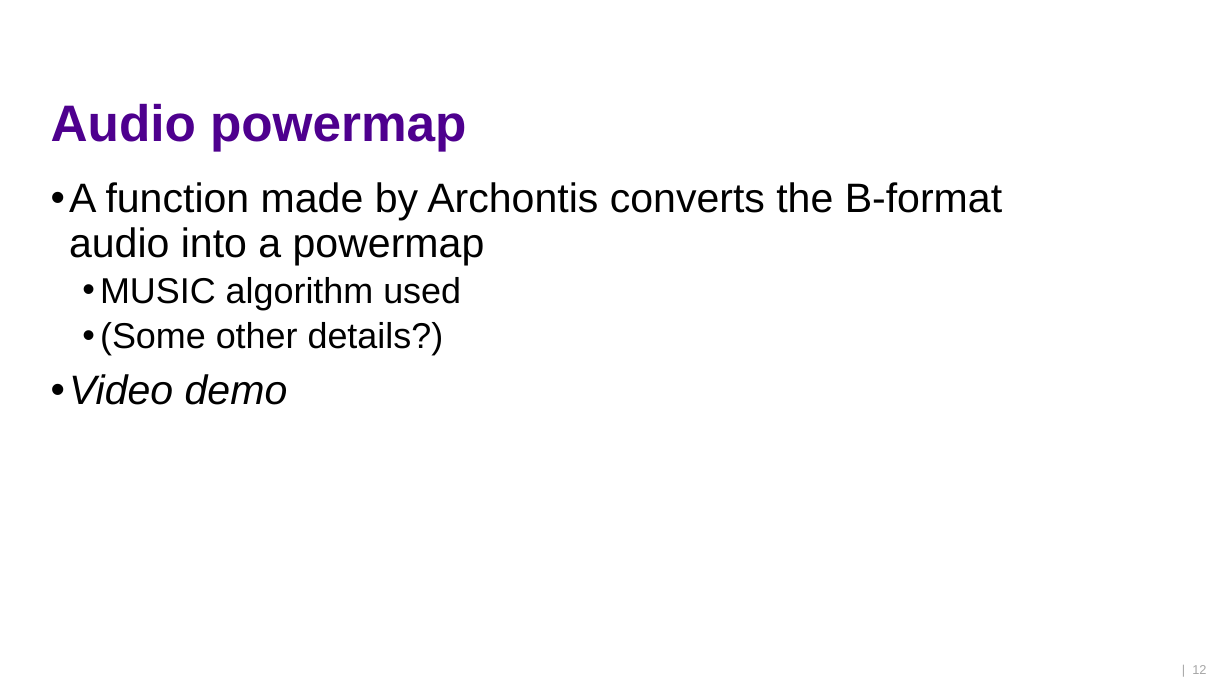
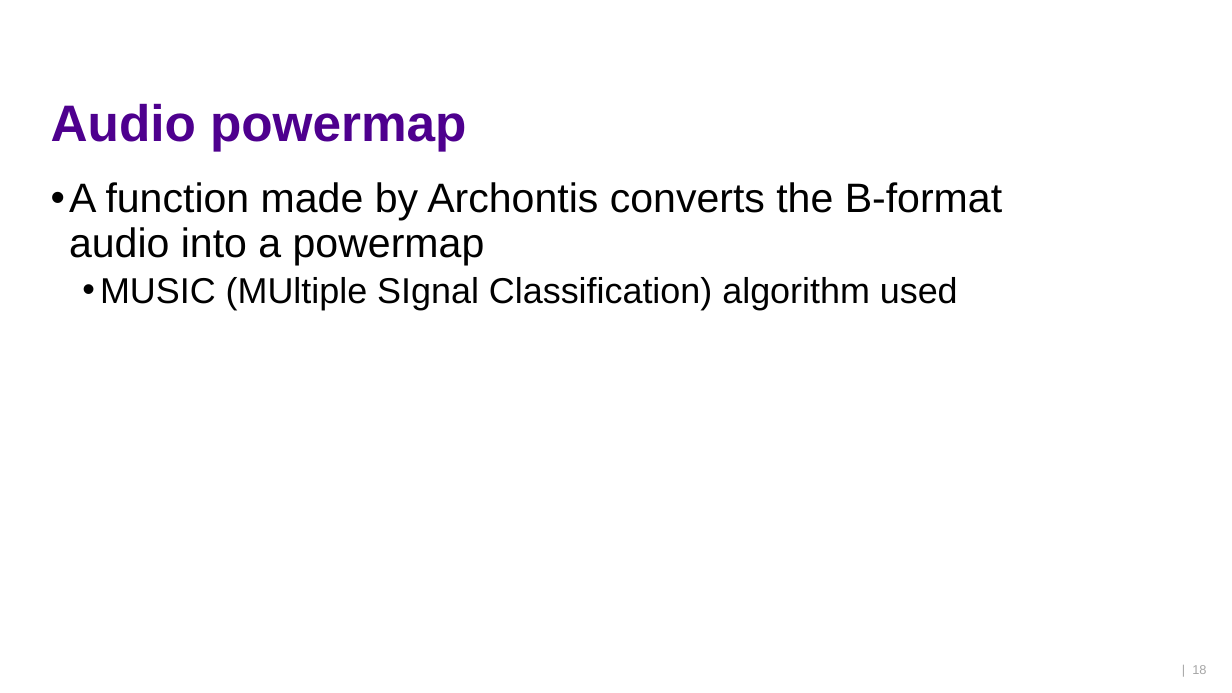
Before and after one commit to ktlhtn/AutoSTAnnot, a slide deck: slide 18 of Power point files/Final presentation.pptx (slide 12 before the commit). Drawn at 1232x693 pixels with LibreOffice and Linux fonts; fonts in the diff are those of the drawing; background and template pictures are left out. Boxes give left, top, right and bottom in pixels: in the first picture for what was removed or moved away, otherwise in the second. Text is boxed around its words. In the diff, an @@ line names an element or a change of style, - is before the commit and + after.

```diff
--- a/Power point files/Final presentation.pptx
+++ b/Power point files/Final presentation.pptx
@@ text at (100, 277, 958, 310): text changed @@
-  • MUSIC algorithm used
-  • (Some other details?)
-• Video demo
+  • MUSIC (MUltiple SIgnal Classification) algorithm used
@@ page number at (1192, 665, 1206, 674): text changed @@
-| 12
+| 18
```
Also in this commit, not shown: 9 other slides changed, 11 slides added.
